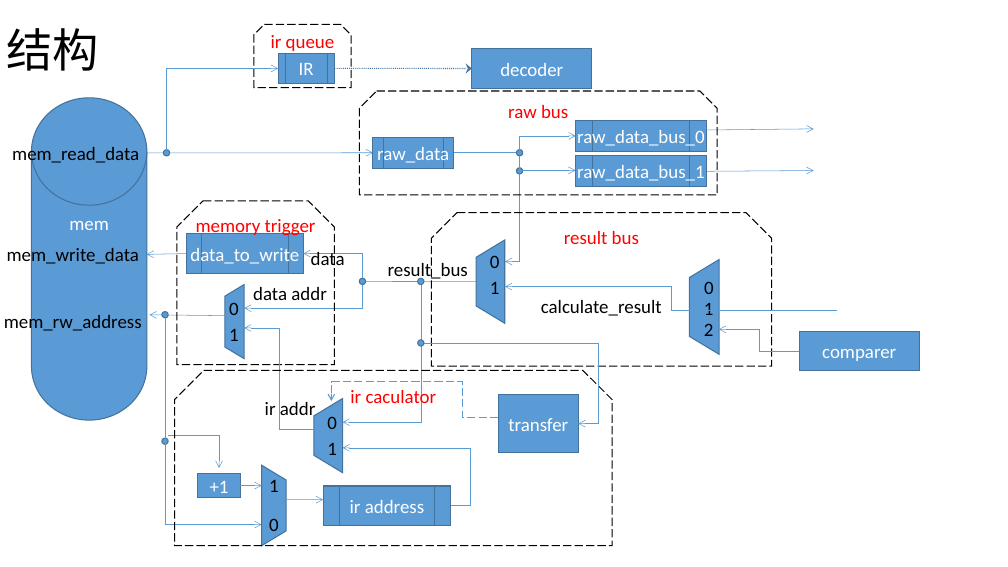
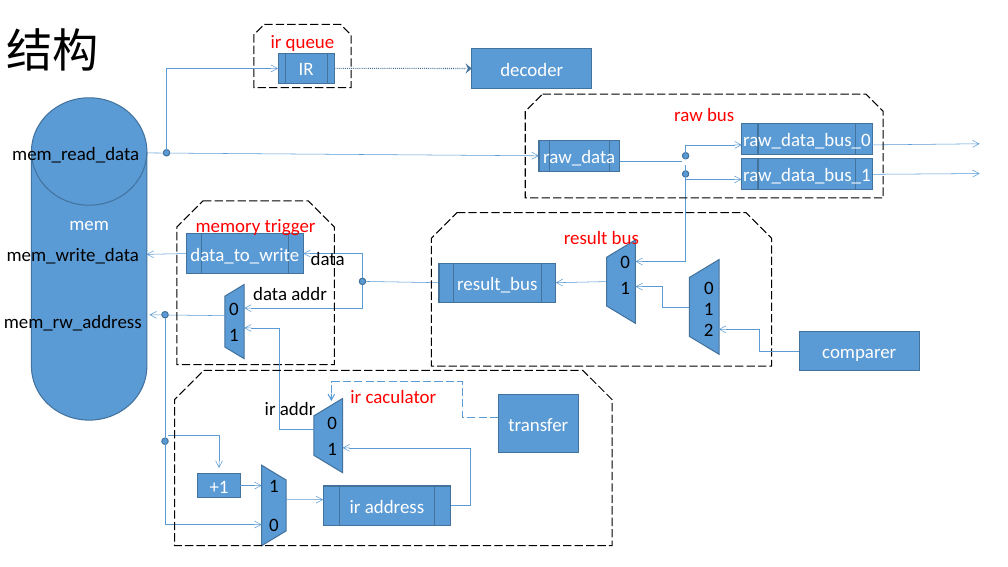
Before and after one commit to belang/black_bean, a slide deck: slide 3 of doc/structure.pptx. Drawn at 1008x567 pixels with LibreOffice and Linux fonts; fonts in the diff are those of the drawing. Boxes give left, top, right and bottom in pixels: in the first picture for what was removed or moved away, otherwise in the second. Text is boxed around its words. In the diff, an @@ line names an element or a change of style, - is before the commit and + after.

```diff
--- a/doc/structure.pptx
+++ b/doc/structure.pptx
@@ 2 elbow arrows, 1 line: place and size @@
-2 elbow arrows, 1 line at <box>454,136,576,170</box>
+2 elbow arrows, 1 line at <box>620,145,742,179</box>
@@ arrow moved from (706, 130) - (814, 129) to (873, 145) - (980, 144) @@
@@ arrow moved from (147, 153) - (373, 153) to (147, 153) - (539, 156) @@
@@ elbow arrow moved from (520, 174) - (505, 262) to (686, 177) - (636, 262) @@
@@ 3 flow chart predefined processes, 2 ellipses, 1 snip same rect, 1 arrow: place and size @@
-3 flow chart predefined processes, 2 ellipses, 1 snip same rect, 1 arrow at <box>359,91,814,194</box>
+3 flow chart predefined processes, 2 ellipses, 1 snip same rect, 1 arrow at <box>526,94,980,197</box>
@@ flow chart predefined process "result_bus": place and size @@
-flow chart predefined process "result_bus" at <box>388,261,468,282</box>
+flow chart predefined process "result_bus" at <box>439,263,556,302</box>
@@ flow chart predefined process "result_bus" at <box>439,263,556,302</box>: text colour #000000 to #FFFFFF; alignment left to centre; vertical alignment top to middle; fill none to #5B9BD5; outline none to #43739E 1 pt @@
@@ 2 texts, 1 trapezoid: place and size @@
-2 texts, 1 trapezoid at <box>476,240,505,324</box>
+2 texts, 1 trapezoid at <box>606,240,635,324</box>
@@ elbow arrow removed from (421, 284) to (343, 422) @@
@@ line moved from (476, 282) - (366, 281) to (439, 283) - (366, 281) @@
@@ ellipse removed at <box>418,278,424,284</box> @@
@@ arrow added from (606, 282) to (556, 283), #5B9BD5 0.5 pt @@
@@ elbow arrow moved from (837, 310) - (505, 287) to (690, 307) - (636, 287) @@
@@ text removed at <box>541,300,662,316</box> @@
-calculate_result
@@ ellipse removed at <box>418,340,424,346</box> @@
@@ elbow arrow removed from (424, 343) to (578, 423) @@
```
Also in this commit, not shown: 1 slide added, 8 other files.
